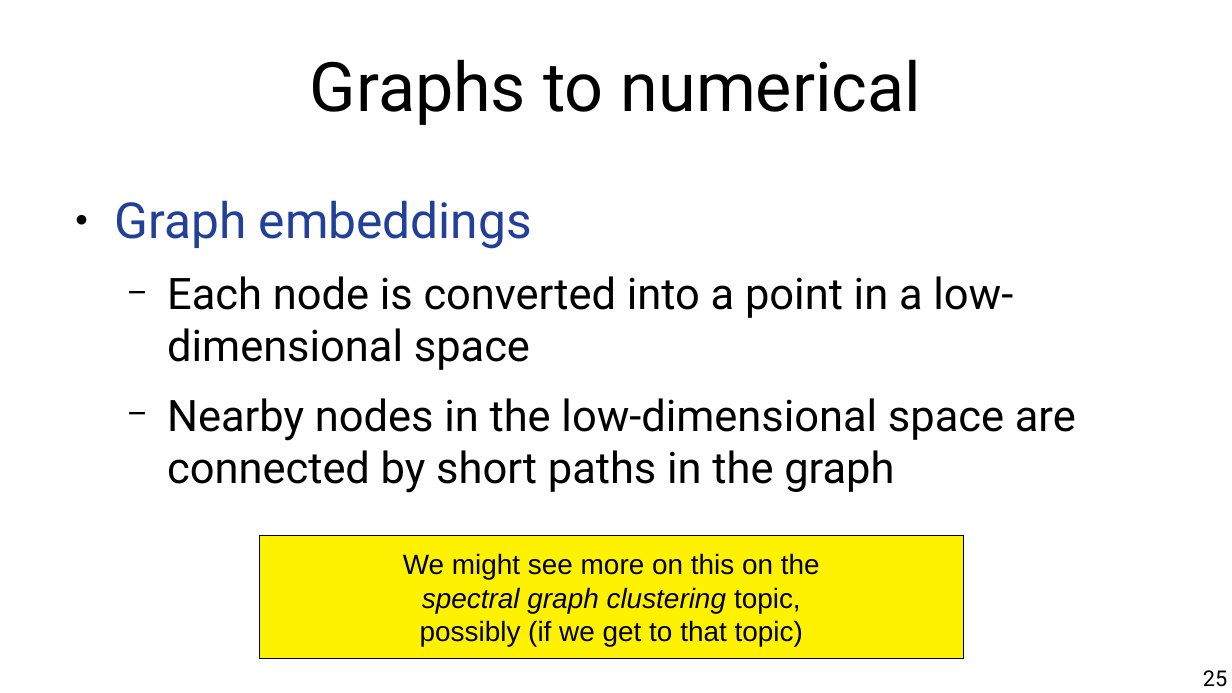
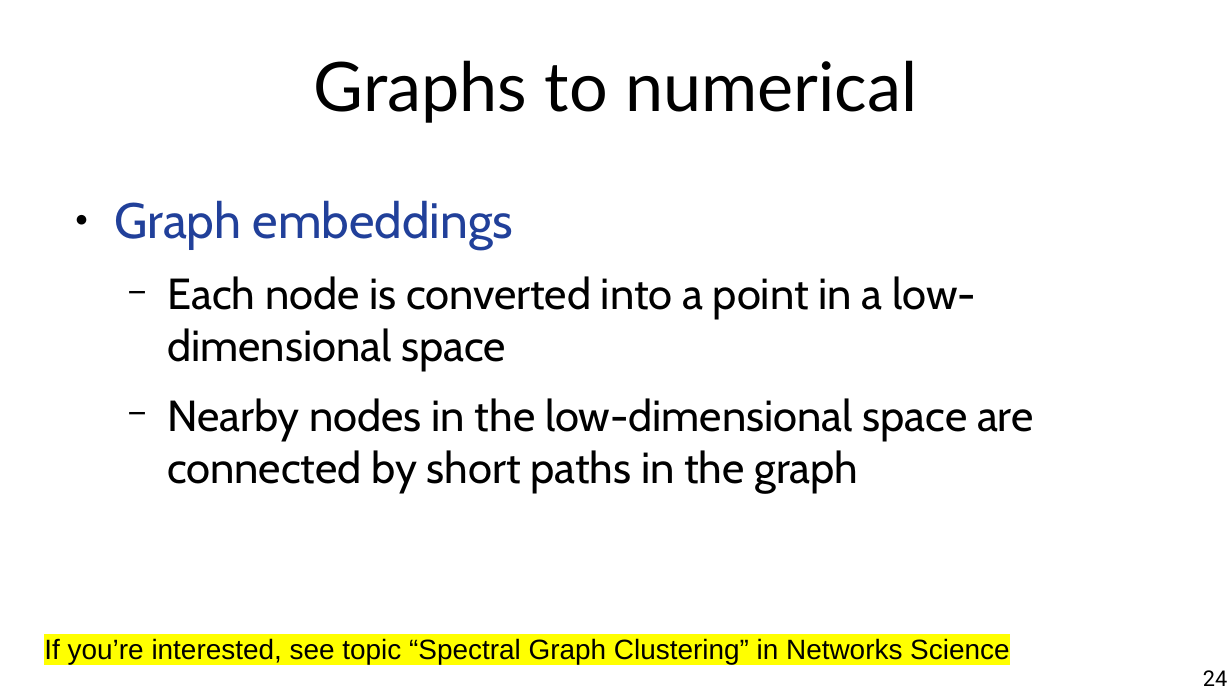
Before and after one commit to chatox/data-mining-course, a slide deck: slide 24 of theory/odp/tt03_data_types.odp (slide 25 before the commit). Drawn at 1232x693 pixels with LibreOffice and Linux fonts; fonts in the diff are those of the drawing. Boxes give left, top, right and bottom in pixels: in the first picture for what was removed or moved away, otherwise in the second. Text is boxed around its words. In the diff, an @@ line names an element or a change of style, - is before the commit and + after.

```diff
--- a/theory/odp/tt03_data_types.odp
+++ b/theory/odp/tt03_data_types.odp
@@ title "Graphs to numerical" at (314,60,917,123): font Roboto to Lato @@
@@ text "Graph embeddings" at (114,200,1033,493): font Roboto to Cabin @@
@@ rectangle removed at (259,536,964,658) @@
-We might see more on this on the
-spectral graph clustering topic,
-possibly (if we get to that topic)
@@ text added at (44,638,1009,664), 18 pt, text #000000 @@
+If you’re interested, see topic “Spectral Graph Clustering” in Networks Science
@@ page number at (1203,670,1227,686): text changed @@
-25
+24
```
Also in this commit, not shown: 25 other slides changed, 1 slide added, 2 slides removed, 5 other files.
